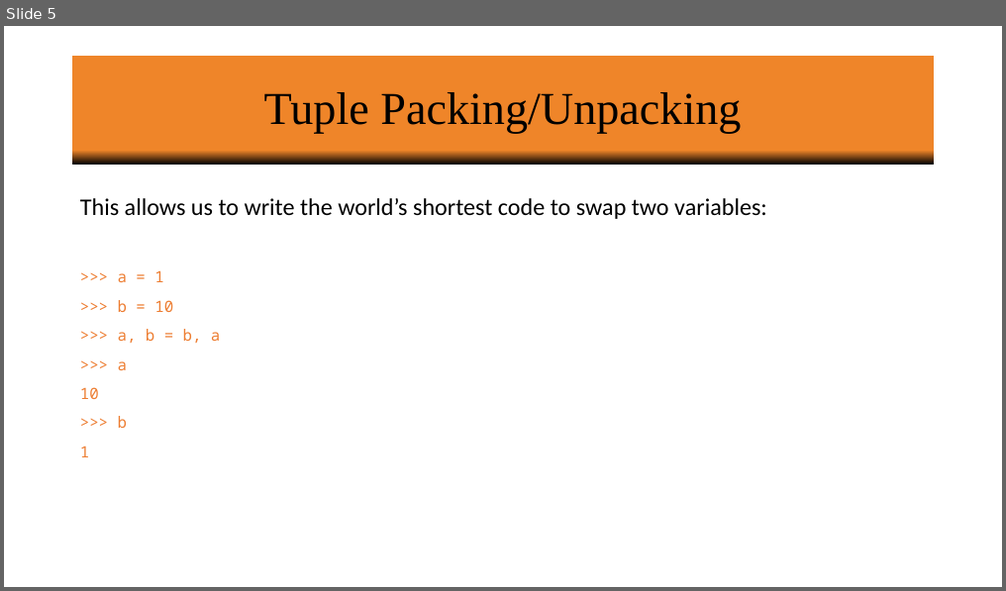
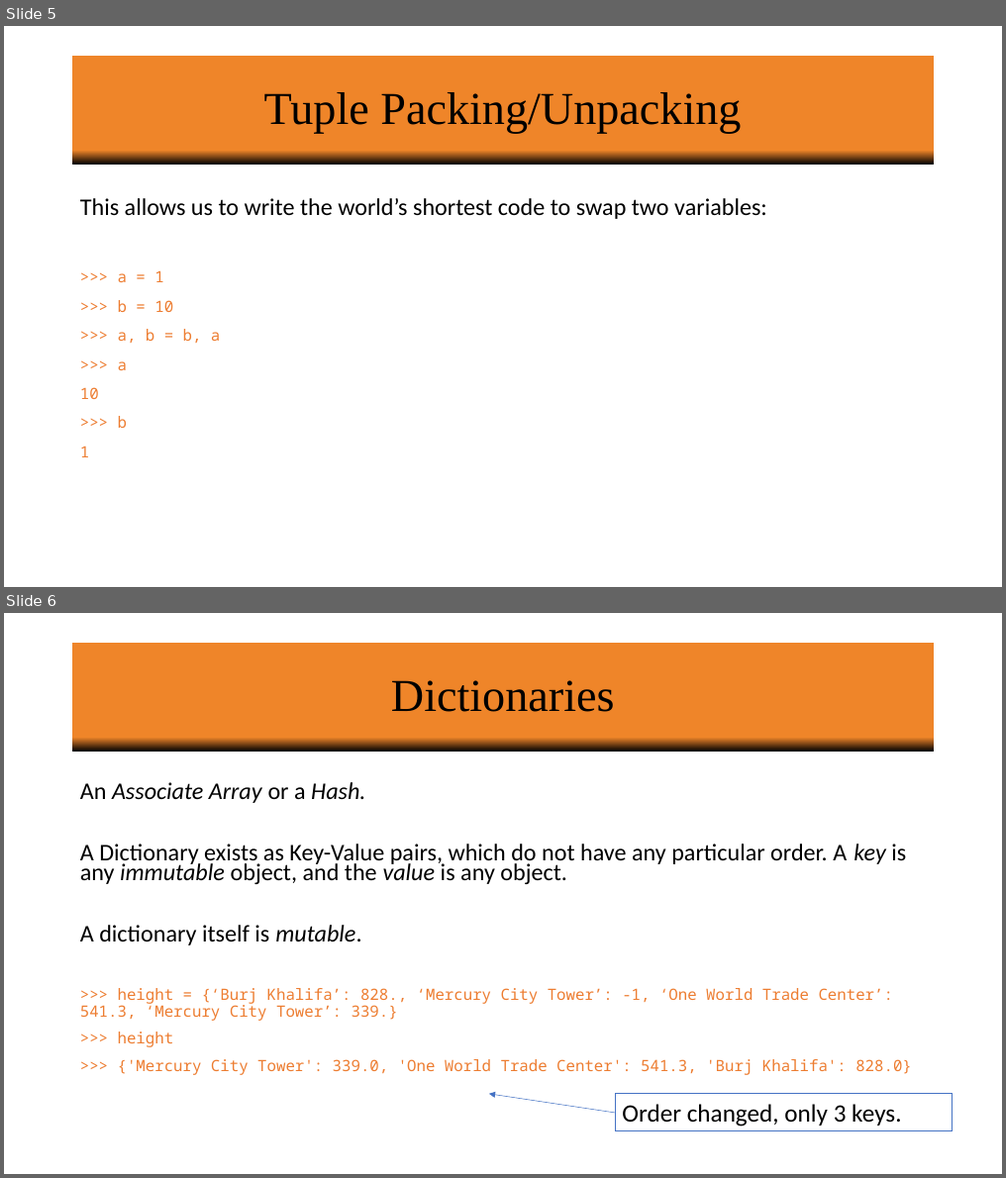
Before and after one commit to vineetbansal/Python-Bootcamp, a slide deck: slides/05 Tuples-Dictionaries.pptx. Shown one above the other, each under a label of ours: slide 5 before the commit, slides 5 and 6 after it. The pictures are 1006x591 and 1006x1178 pixels, drawn with LibreOffice and Linux fonts; fonts in the diff are those of the drawing; background and template pictures are left out. Boxes give left, top, right and bottom in pixels: in the first picture for what was removed or moved away, otherwise in the second. Text is boxed around its words. In the diff, an @@ line names an element or a change of style, - is before the commit and + after.

Commit message:
Completed Dictionary slides, added Linear Regression Notebook

```diff
--- a/slides/05 Tuples-Dictionaries.pptx
+++ b/slides/05 Tuples-Dictionaries.pptx
@@ slide 6 added at box(4, 613, 1002, 1174), background #FFFFFF @@
@@ title added at box(73, 643, 934, 752), fill gradient #000000 to #EF8529, 44 pt, text #000000 @@
+Dictionaries
@@ text added at box(80, 782, 912, 1075), 15 pt, text #ED7D31 @@
+An Associate Array or a Hash.
+A Dictionary exists as Key-Value pairs, which do not have any particular order. A key is any immutable object, and the value is any object.
+A dictionary itself is mutable.
+>>> height = {‘Burj Khalifa’: 828., ‘Mercury City Tower’: -1, ‘One World Trade Center’: 541.3, ‘Mercury City Tower’: 339.}
+>>> height
+>>> {'Mercury City Tower': 339.0, 'One World Trade Center': 541.3, 'Burj Khalifa': 828.0}
@@ arrow added from (615, 1113) to (489, 1094), #4472C4 0.5 pt @@
@@ rectangle added at box(615, 1094, 951, 1132), outline #4472C4 0.75 pt, 24 pt, text #000000 @@
+Order changed, only 3 keys.
```
Also in this commit, not shown: 6 other slides added, 1 slide removed, 7 other files.
